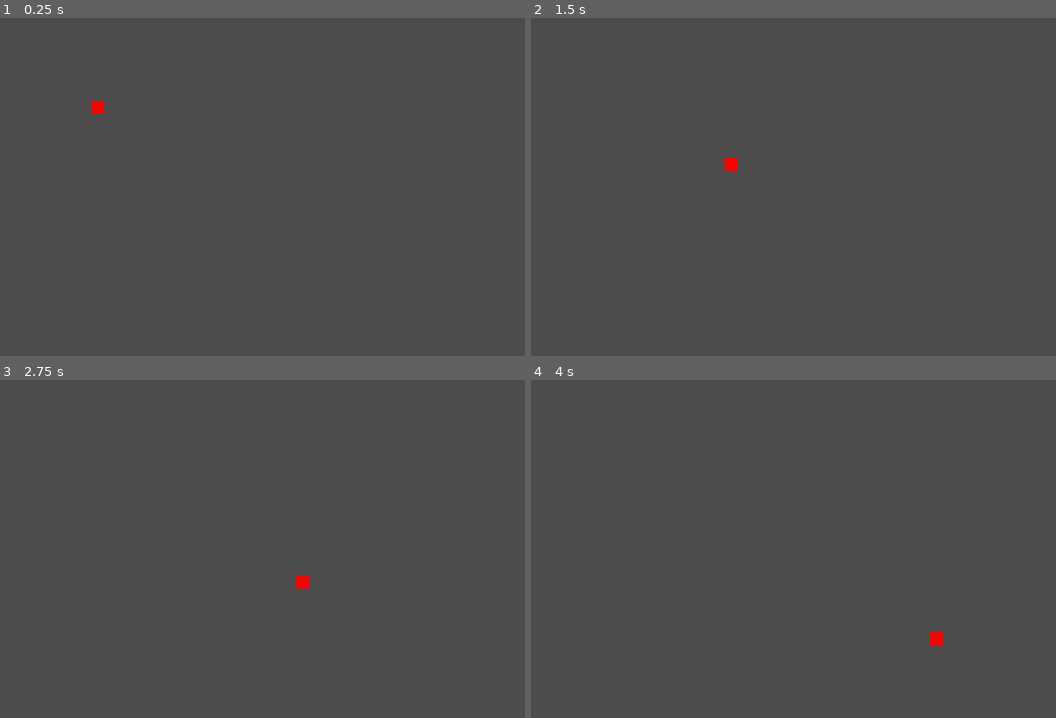
Above: before the commit, frames 1-4 (two rows, left to right).
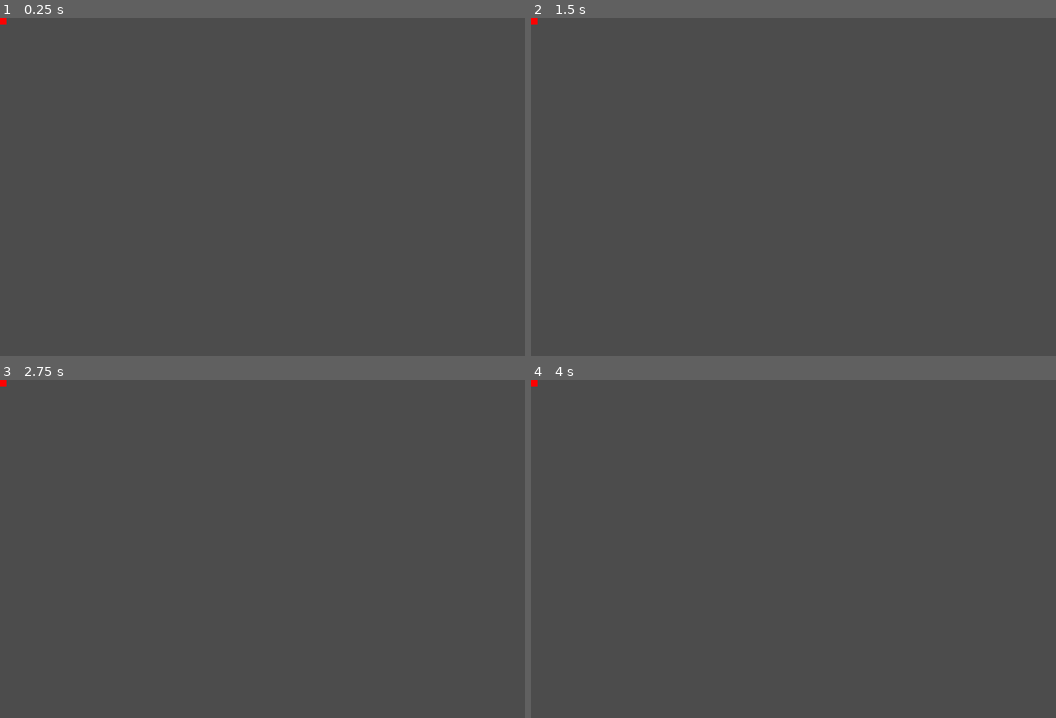
Above: after the commit, the same moments.

Repository: wli4/Exercise-02c-Color-Maze
Game: Godot game, scene res://Ball/Ball.tscn
Same seed, same stepped clock (60 frames per second), same inputs: the game is played once before the commit and once after it. This scene is started directly instead of the project's main scene.
Inputs:
- Up to frame 1 (0.25 s): no input
- Up to frame 2 (1.5 s): tap L (blue, bound only after the commit) at 0.6 s; tap J (red, bound only after the commit) at 0.8, 1.35 s
- Up to frame 3 (2.75 s): tap K (yellow, bound only after the commit) at 1.55, 2.1 s; tap L (blue, bound only after the commit) at 2.3 s
- Up to frame 4 (4 s): tap L (blue, bound only after the commit) at 2.85 s; tap J (red, bound only after the commit) at 3.05, 3.6 s; tap K (yellow, bound only after the commit) at 3.8 s

The runs differ from the first frame. In frame 1, 0.1% of the frame differs, in the area x 0-20%, y 0-29%; in frame 2, 0.1%; in frame 3, 0.1%; in frame 4, 0.1%.

Commit message:
Initial Commit

Diff:
--- a/Ball/Ball.gd
+++ b/Ball/Ball.gd
@@ -9,7 +9,6 @@
 		yellow()
 	elif color == "blue":
 		blue()
-	apply_central_impulse(Vector2(100,55))
 
 
 func red():
--- a/Ball/Ball.tscn
+++ b/Ball/Ball.tscn
@@ -10,7 +10,6 @@
 extents = Vector2( 8, 8 )
 
 [node name="Ball" type="RigidBody2D"]
-position = Vector2( 96, 96 )
 collision_layer = 25
 collision_mask = 25
 mode = 2
--- a/Game.tscn
+++ b/Game.tscn
@@ -6,6 +6,7 @@
 [node name="Game" type="Node2D"]
 
 [node name="Background" type="Sprite" parent="."]
+modulate = Color( 0.0941176, 0.392157, 0.670588, 0.376471 )
 position = Vector2( 320, 320 )
 scale = Vector2( 5.29687, 5.29687 )
 texture = ExtResource( 2 )
@@ -19,3 +20,5 @@
 
 [node name="CollisionPolygon2D" type="CollisionPolygon2D" parent="Walls"]
 polygon = PoolVector2Array( 0, 0, 0, 640, 640, 640, 640, 0, 32, 0, 32, -64, 704, -64, 704, 704, -64, 704, -64, -64, 32, -64, 32, 0 )
+
+[node name="Player_Area" type="Node2D" parent="."]
--- a/Obstacle/Obstacle.gd
+++ b/Obstacle/Obstacle.gd
@@ -47,4 +47,5 @@
 
 
 func _on_Delete_body_entered(body):
+	body.queue_free()
 	queue_free()
--- a/project.godot
+++ b/project.godot
@@ -15,7 +15,7 @@
 
 [application]
 
-config/name="Hidden Maze"
+config/name="Color Maze"
 run/main_scene="res://Game.tscn"
 config/icon="res://icon.png"
 
@@ -28,13 +28,37 @@
 window/size/width=640
 window/size/height=640
 window/size/resizable=false
-window/dpi/allow_hidpi=true
 
 [input]
 
 quit={
 "deadzone": 0.5,
 "events": [ Object(InputEventKey,"resource_local_to_scene":false,"resource_name":"","device":0,"alt":false,"shift":false,"control":false,"meta":false,"command":false,"pressed":false,"scancode":16777217,"unicode":0,"echo":false,"script":null)
+ ]
+}
+left={
+"deadzone": 0.5,
+"events": [ Object(InputEventKey,"resource_local_to_scene":false,"resource_name":"","device":0,"alt":false,"shift":false,"control":false,"meta":false,"command":false,"pressed":false,"scancode":65,"unicode":0,"echo":false,"script":null)
+ ]
+}
+right={
+"deadzone": 0.5,
+"events": [ Object(InputEventKey,"resource_local_to_scene":false,"resource_name":"","device":0,"alt":false,"shift":false,"control":false,"meta":false,"command":false,"pressed":false,"scancode":68,"unicode":0,"echo":false,"script":null)
+ ]
+}
+red={
+"deadzone": 0.5,
+"events": [ Object(InputEventKey,"resource_local_to_scene":false,"resource_name":"","device":0,"alt":false,"shift":false,"control":false,"meta":false,"command":false,"pressed":false,"scancode":74,"unicode":0,"echo":false,"script":null)
+ ]
+}
+yellow={
+"deadzone": 0.5,
+"events": [ Object(InputEventKey,"resource_local_to_scene":false,"resource_name":"","device":0,"alt":false,"shift":false,"control":false,"meta":false,"command":false,"pressed":false,"scancode":75,"unicode":0,"echo":false,"script":null)
+ ]
+}
+blue={
+"deadzone": 0.5,
+"events": [ Object(InputEventKey,"resource_local_to_scene":false,"resource_name":"","device":0,"alt":false,"shift":false,"control":false,"meta":false,"command":false,"pressed":false,"scancode":76,"unicode":0,"echo":false,"script":null)
  ]
 }
 
Not shown: 3 places in Obstacle/Obstacle.tscn that only renumber resources
Binary file added: Player/player.png
